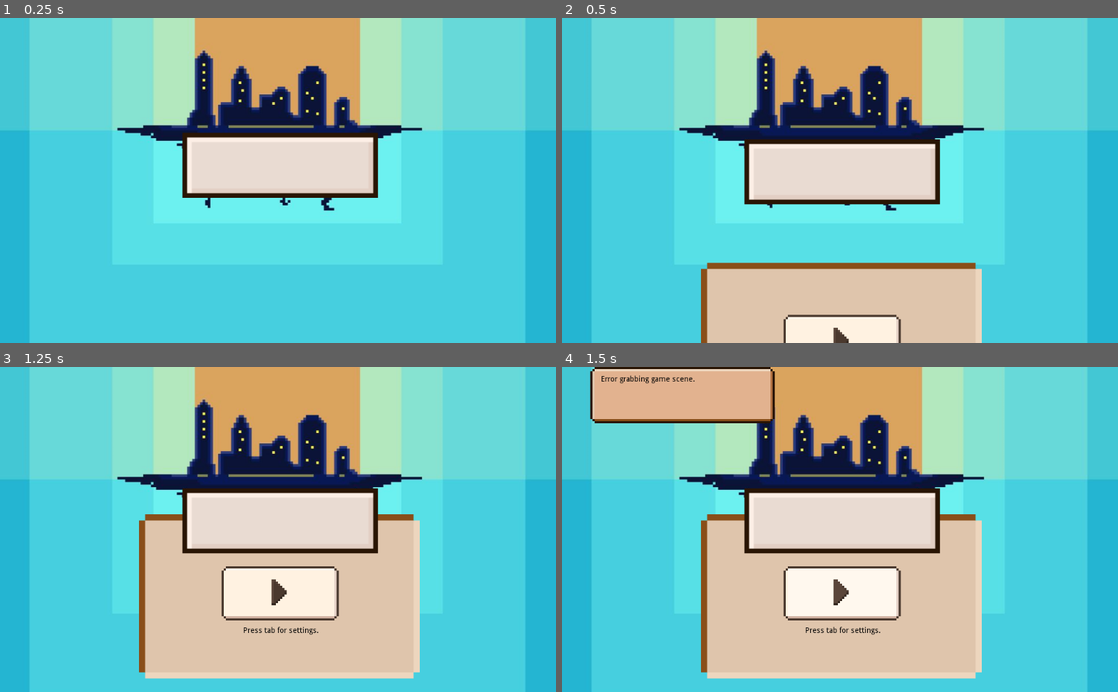
Above: before the commit, frames 1-4 (two rows, left to right).
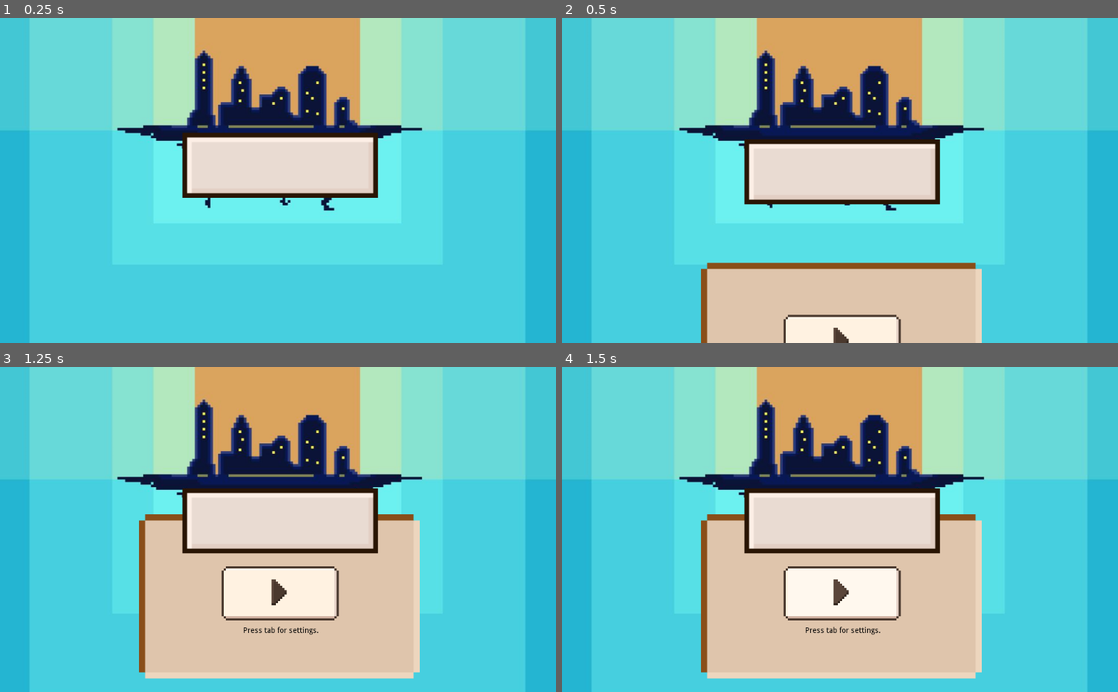
Above: after the commit, the same moments.

Repository: Clover10123/Subtraction
Game: Godot game, scene res://Scenes/MainScene.tscn
Two runs of this game, one before a commit and one after it. Both use one fixed random seed, a clock stepped at 60 frames per second and the inputs below.
Inputs (mouse positions are in pixels of both pictures, inside the frame that each line leads up to):
- Up to frame 1 (0.25 s): no input
- Up to frame 2 (0.5 s): no input
- Up to frame 3 (1.25 s): click (283, 691) at 0.5 s
- Up to frame 4 (1.5 s): click (845, 594) at 1.25 s

Frames 1-3 are identical in both runs. In frame 4, 5.7% of the frame differs, in the area x 5-39%, y 0-18%.
Error after the commit: Parse Error: Unexpected token: Built-In Type: (res://Scenes/Scripts/Date.gd:3)

Commit message:
Removed extra options

Diff:
--- a/Scenes/GameScene.tscn
+++ b/Scenes/GameScene.tscn
@@ -71,7 +71,7 @@
 margin_left = 256.0
 margin_top = 40.0
 margin_right = 624.0
-margin_bottom = 320.0
+margin_bottom = 202.0
 __meta__ = {
 "_edit_use_anchors_": false
 }
@@ -116,44 +116,4 @@
 margin_bottom = 56.0
 text = "This is the text for an answer option."
 
-[node name="Option3" type="TextureButton" parent="AnswerPanel"]
-margin_top = 144.0
-margin_right = 64.0
-margin_bottom = 208.0
-texture_normal = ExtResource( 4 )
-texture_pressed = ExtResource( 5 )
-texture_hover = ExtResource( 6 )
-expand = true
-stretch_mode = 4
-__meta__ = {
-"_edit_use_anchors_": false
-}
-
-[node name="Option3Label" type="RichTextLabel" parent="AnswerPanel/Option3"]
-margin_left = 64.0
-margin_top = 8.0
-margin_right = 344.0
-margin_bottom = 56.0
-text = "This is the text for an answer option."
-
-[node name="Option4" type="TextureButton" parent="AnswerPanel"]
-margin_top = 208.0
-margin_right = 64.0
-margin_bottom = 272.0
-texture_normal = ExtResource( 4 )
-texture_pressed = ExtResource( 5 )
-texture_hover = ExtResource( 6 )
-expand = true
-stretch_mode = 4
-__meta__ = {
-"_edit_use_anchors_": false
-}
-
-[node name="Option4Label" type="RichTextLabel" parent="AnswerPanel/Option4"]
-margin_left = 64.0
-margin_top = 8.0
-margin_right = 344.0
-margin_bottom = 56.0
-text = "This is the text for an answer option."
-
 [node name="SettingsMenu" parent="." instance=ExtResource( 1 )]
--- /dev/null
+++ b/Scenes/Scripts/Character.gd
@@ -0,0 +1,10 @@
+#########################################################
+# Character.gd										    #
+# The player's character. Art resource + attractiveness #
+#########################################################
+
+
+int attractiveness # Default level of attraction
+
+func _init():
+	attractiveness = 20
--- /dev/null
+++ b/Scenes/Scripts/Date.gd
@@ -0,0 +1,4 @@
+const Types = preload("res://Scenes/Scripts/Types.gd")
+
+int attraction
+Types.Element element
--- a/Scenes/Scripts/MainScene.gd
+++ b/Scenes/Scripts/MainScene.gd
@@ -1,8 +1,22 @@
 extends Node2D
+
+const Types = preload("res://Scenes/Scripts/Types.gd")
+const Date = preload("res://Scenes/Scripts/Date.gd")
+const Question = preload("res://Scenes/Scripts/Question.gd")
+
+const PANEL_SZ = 3
+const ROUND_QUESTION_NUM = 6
+const MAX_NUM_DATES = 15
+const NUM_QUESTIONS = 60
+
+var rng = RandomNumberGenerator.new()
+
 onready var alert = $AlertWindow/AlertText
+
 
 func _ready():
 	$AlertWindow.hide()
+	rng.randomize()
 
 func _on_PlayButton_pressed():
 	if get_tree().change_scene("res://GameScene.tscn") == OK:
@@ -21,3 +35,57 @@
 	alert.text = msg
 	if msg != "":
 		$Timer.start(4.0)
+
+enum GameState {INTRO, PANEL, SPEED, OUTRO}
+
+var state = INTRO
+var dates = []
+var questions = []
+var character = Character.new()
+var round = 0
+var questionCounter = 0
+
+func getQuestion():
+	var ret = question[questionCounter%NUM_QUESTIONS]
+	questionCounter++
+	return ret
+
+func initDating():
+	## TODO load and sort questions for real
+	for i in range(0, NUM_QUESTIONS):
+		questions.push_back(Question.new())
+	var start = rng.randi_range(0,3)
+	for i in range(0,2):
+		var d = Date.new()
+		d.attraction = character.attractiveness
+		d.element = (start+i)%4
+		dates.push_back(d)
+
+func initRound():
+	while(dates.size() < 3):
+		var start = rng.randi_range(0, 3)
+		for i in range(0, 4):
+			var stop = true
+			for date in dates:
+				if(date.element == (i+start)%4):
+					stop = false
+					break
+			if(stop):
+				var d = Date.new()
+				d.attraction = character.attractiveness
+				d.element = (start+i)%4
+				dates.push_back(d)
+
+
+func initIntro():
+	print("Intro")
+	state = PANEL
+
+func gameLoop():
+	match state:
+		INTRO:
+			initIntro()
+		PANEL:
+			if(round==0):
+				initDating()
+			initRound()
--- /dev/null
+++ b/Scenes/Scripts/Question.gd
@@ -0,0 +1,8 @@
+var text = "What makes you unique?"
+var ans = []
+
+func _ready():
+	ans.push_back("I'm a curious person.")
+	ans.push_back("I'm a smart person.")
+	ans.push_back("I'm good at understanding people.")
+	ans.push_back("I do what I want.")
--- /dev/null
+++ b/Scenes/Scripts/Types.gd
@@ -0,0 +1,5 @@
+enum Element {A, E, W, F}
+
+
+func compatible(e, f):
+	return (e+f)%4 == 0 || e == f;
--- a/project.godot
+++ b/project.godot
@@ -1,4 +1,4 @@
-; Engine configuration file.
+	; Engine configuration file.
 ; It's best edited using the editor UI and not directly,
 ; since the parameters that go here are not all obvious.
 ;
Not shown, added: Scenes/Scripts/.#MainScene.gd
